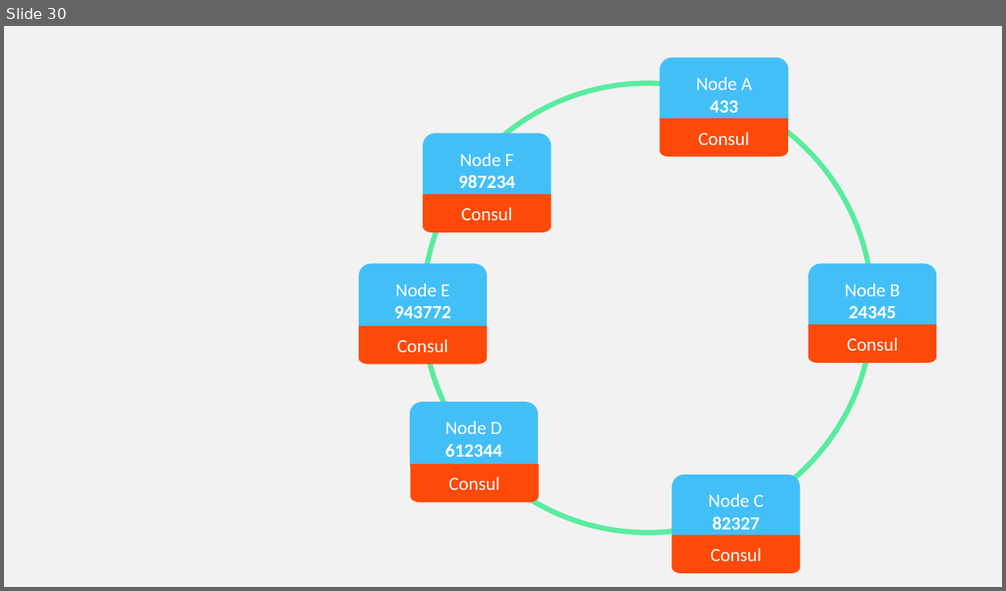
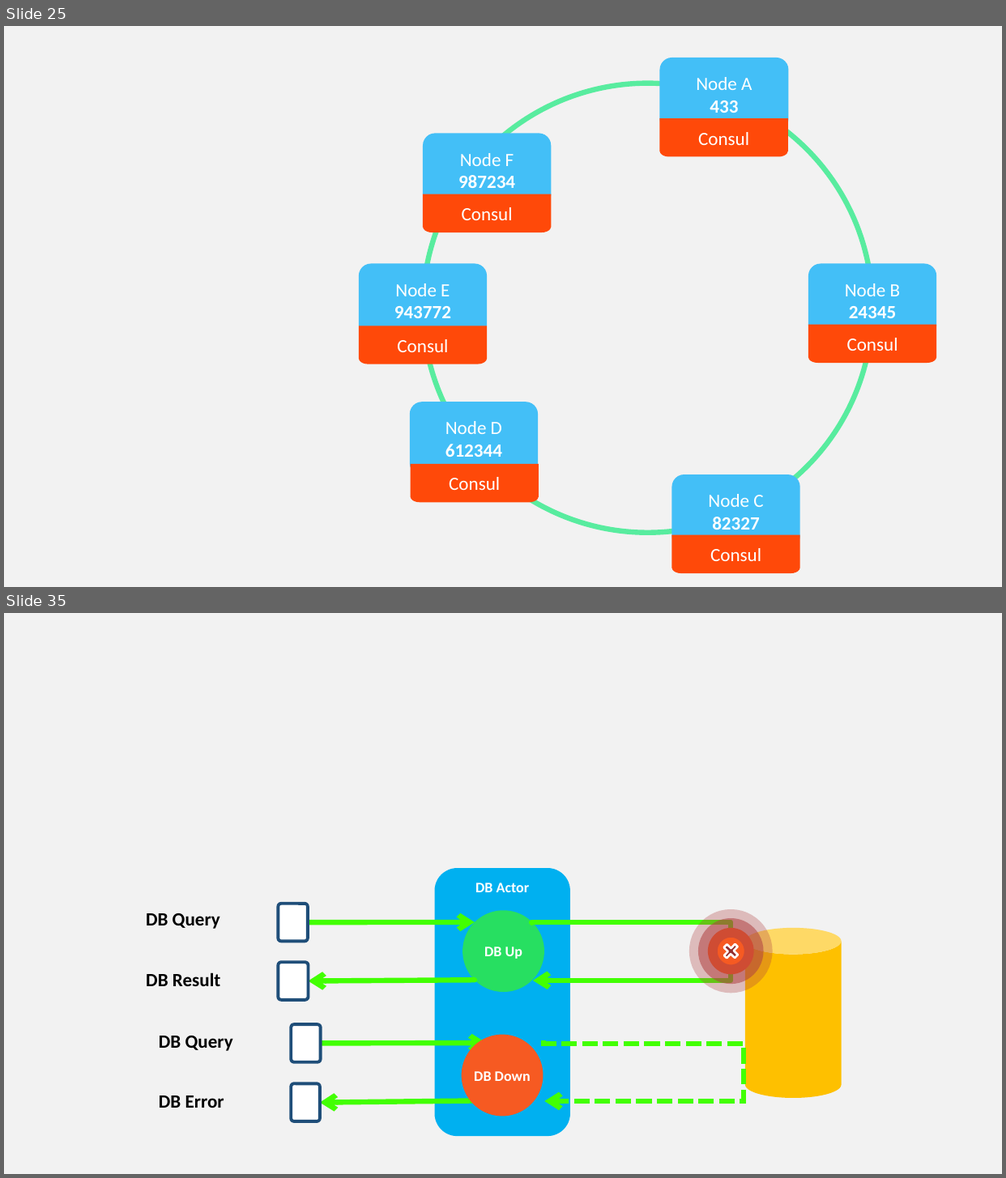
Before and after one commit to asynkron/website, a slide deck: media/logo.pptx. Shown one above the other, each under a label of ours: slide 30 before the commit, slides 25 and 35 after it; the slides between them are not shown. The pictures are 1006x591 and 1006x1178 pixels, drawn with LibreOffice and Linux fonts; fonts in the diff are those of the drawing. Boxes give left, top, right and bottom in pixels: in the first picture for what was removed or moved away, otherwise in the second. Text is boxed around its words. In the diff, an @@ line names an element or a change of style, - is before the commit and + after.

```diff
--- a/media/logo.pptx
+++ b/media/logo.pptx
@@ slide 35 added at [4,613,1002,1174], background #F2F2F2 @@
@@ rounded rectangle added at [434,868,570,1136], fill #00B0F0, 14 pt, text #FFFFFF, bold @@
+DB Actor
@@ ellipse added at [463,910,544,992], fill #42FF02 at 60% opacity, 14 pt, text #FFFFFF, bold @@
+DB Up
@@ group added at [146,904,732,1000]: 2 arrows, 2 rounded rectangles, 2 texts, 1 elbow arrow @@
+DB Query
+DB Result
@@ ellipse added at [708,928,754,974], outline #B04242 35.75 pt @@
@@ ellipse added at [708,928,754,974], fill #F65A22, outline #B04242 18.5 pt @@
@@ cylinder added at [745,928,841,1098], fill #FEC000 @@
@@ plus added at [721,940,742,962], fill #922E2E, outline #FFFFFF 2 pt @@
@@ rounded rectangle added at [291,1024,320,1063], fill #FFFFFF, outline #1F4E79 3 pt @@
@@ text added at [159,1036,233,1051], 18 pt, text #000000, bold @@
+DB Query
@@ arrow added from (321, 1043) to (486, 1043), #42FF02 5 pt @@
@@ ellipse added at [462,1034,543,1116], fill #F65A22, 14 pt, text #FFFFFF, bold @@
+DB Down
@@ elbow arrow added from (543, 1043) to (544, 1102), #42FF02 5 pt dashed @@
@@ text added at [159,1096,224,1108], 18 pt, text #000000, bold @@
+DB Error
@@ rounded rectangle added at [291,1084,319,1122], fill #FFFFFF, outline #1F4E79 3 pt @@
@@ arrow added from (486, 1101) to (320, 1102), #42FF02 5 pt @@
@@ what was slide 30 is now slide 25 @@
```
Also in this commit, not shown: 11 slides changed, 2 other slides added, 3 slides removed.
